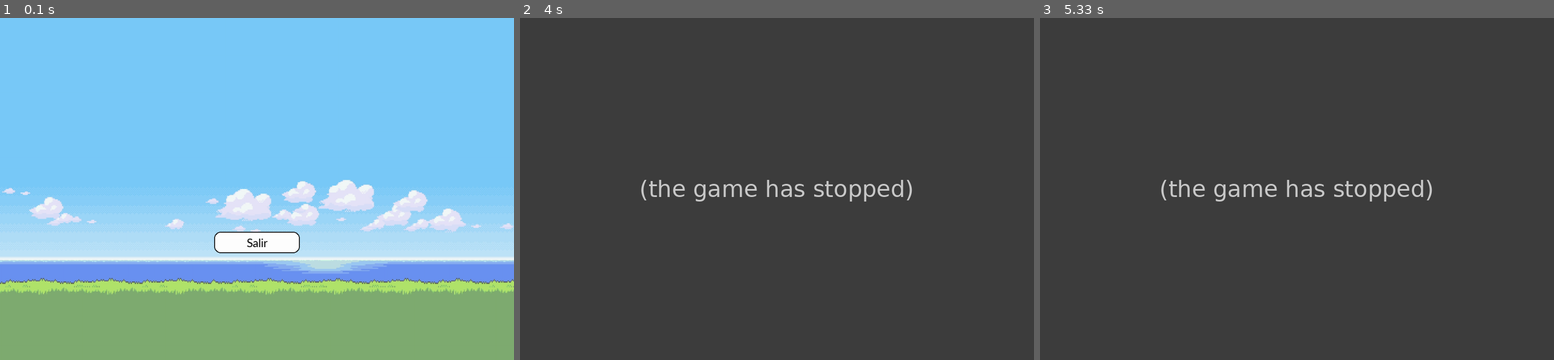
Above: before the commit, frames 1-3 (left to right).
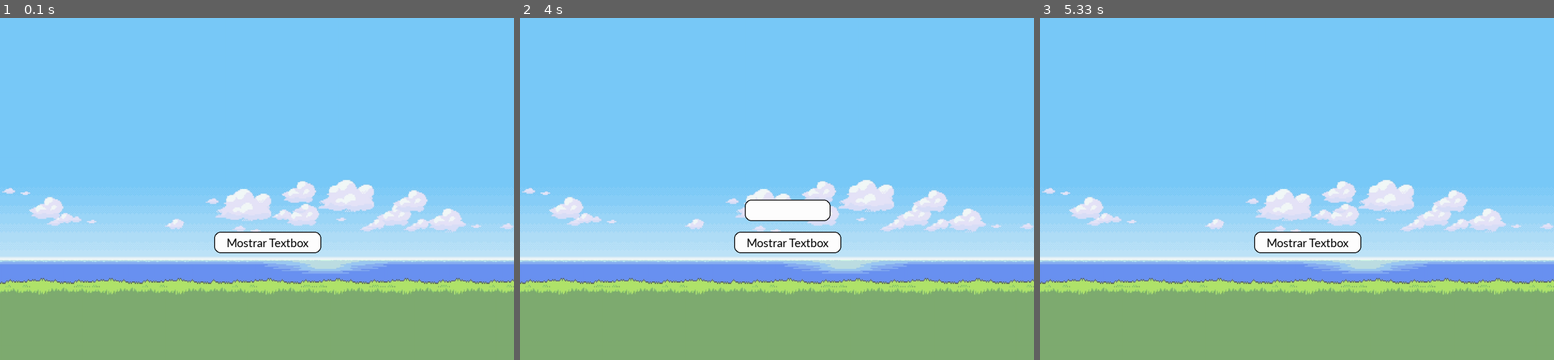
Above: after the commit, the same moments.

Repository: FedericoDeniard/PyGame-Who_is_that_pokemon
Game: pygame game, started from main.py
Two runs of this game, one before a commit and one after it. Both use one fixed random seed, a clock stepped at 60 frames per second and the inputs below.
Inputs (mouse positions are in pixels of both pictures, inside the frame that each line leads up to):
- Up to frame 1 (0.1 s): no input
- Up to frame 2 (4 s): hold Backspace 0.33-0.8 s; type "a" at 1.98 s; type "nn" at 2.08 s; tap Enter at 2.32 s; click (787, 243) at 3.68 s, where only the run after the commit has a clickable "Mostrar Textbox"
- Up to frame 3 (5.33 s): click "Mostrar Textbox" at 4.02 s

The runs differ from the first frame. In frame 1, 0.5% of the frame differs, in the area x 44-63%, y 62-69%; in frame 2, 100%; in frame 3, 100%, in the area x 0-100%, y 0-100%.
Before the commit the program exited at 3.7 s; later frames show no game.

Commit message:
Se movio los dibujados al bucle principal, y se añadió la función para cambiar el texto de un textbox

Diff:
--- a/components/button.py
+++ b/components/button.py
@@ -12,6 +12,7 @@
         self.border_colour = border_colour
         self.border_width = border_width
         self.text_colour = text_colour
+        self.hitbox = pygame.Rect(position)
 
     def draw_button(self):
         if self.border_colour and self.border_width > 0:
@@ -34,4 +35,4 @@
             self.screen.blit(text_surface, text_rect)
 
     def get_hitbox(self):
-        return self.hitbox
+         return self.hitbox
--- a/components/textbox.py
+++ b/components/textbox.py
@@ -1,33 +1,33 @@
 import pygame
-from button import Button
+from components.button import Button
 
 class Textbox(Button):
 
-    def __init__(self, screen, colour, position: tuple, border_radius=0, text="", font='Calibri', font_size=40, border_colour = None, border_width = 0, text_colour = (0,0,0)):
-
-        super().__init__(self, screen, colour, position, border_radius, text, font, font_size, border_colour, border_width, text_colour)
+    def __init__(self, screen, position: tuple, background_colour = (255,255,255), border_radius=0, text="", font='Calibri', font_size=40, border_colour = None, border_width = 0, text_colour = (0,0,0)):
+        super().__init__(screen, position, background_colour, border_radius, text, font, font_size, border_colour, border_width, text_colour)
 
     def update_text(self, text):
         self.text = text
 
-'''
-    def handle_event(self, event):
-        if event.type == pygame.MOUSEBUTTONDOWN:
-            # Si el usuario hace clic en la caja de texto
-            if self.rect.collidepoint(event.pos):
-                self.active = not self.active
-            else:
-                self.active = False
-            self.color = BLACK if self.active else GRAY
+    def get_text(self):
+        return self.text
 
-        if event.type == pygame.KEYDOWN:
-            if self.active:
-                if event.key == pygame.K_RETURN:
-                    print(self.text)
-                    self.text = ''
-                elif event.key == pygame.K_BACKSPACE:
-                    self.text = self.text[:-1]
-                else:
-                    self.text += event.unicode
-                self.txt_surface = font.render(self.text, True, BLACK)
-'''
+    # def handle_event(self, event):
+    #     if event.type == pygame.MOUSEBUTTONDOWN:
+    #         # Si el usuario hace clic en la caja de texto
+    #         if self.rect.collidepoint(event.pos):
+    #             self.active = not self.active
+    #         else:
+    #             self.active = False
+    #         self.color = BLACK if self.active else GRAY
+
+    #     if event.type == pygame.KEYDOWN:
+    #         if self.active:
+    #             if event.key == pygame.K_RETURN:
+    #                 print(self.text)
+    #                 self.text = ''
+    #             elif event.key == pygame.K_BACKSPACE:
+    #                 self.text = self.text[:-1]
+    #             else:
+    #                 self.text += event.unicode
+    #             self.txt_surface = font.render(self.text, True, BLACK)
--- a/main.py
+++ b/main.py
@@ -4,6 +4,8 @@
 
 from assets.colours.main import colours
 from components.button import Button
+from components.textbox import Textbox
+
 
 config = 'config.json'
 config_data = {}
@@ -15,15 +17,7 @@
 with open(config, 'r') as file:
     config_data = json.load(file)
 
-
 pokedex = Pokedex(config_data['pokemons'])
-
-# print(pokedex.check_name("pikachu"))
-# print(pokedex.check_name("Bulbasaur"))
-# print(pokedex.check_name("Bisasam"))
-# print(pokedex.check_name("Ivysaur"))
-
-easy_level = pokedex.get_difficulty('easy')
 
 pygame.init()
 
@@ -31,21 +25,40 @@
 
 backround = pygame.image.load('assets/interface/backround.jpg')
 backround = pygame.transform.scale(backround, (WINDOW_WIDTH, WINDOW_HEIGHT))
-window.blit(backround, (0,0))
 
-button = Button(window, (500, 500, 200, 50), background_colour=colours['WHITE'],  text="Salir", font_size=30, border_colour=colours["BLACK"], border_width=2, border_radius=15)
-button.draw_button()
+button = Button(window, (500, 500, 250, 50), background_colour=colours['WHITE'],  text="Mostrar Textbox", font_size=30, border_colour=colours["BLACK"], border_width=2, border_radius=15)
+show_start = True
 button_hitbox = button.get_hitbox()
+
+
+text_box = Textbox(window, (525, 425, 200, 50), background_colour=colours['WHITE'],  text="Hola", font_size=30, border_colour=colours["BLACK"], border_width=2, border_radius=15)
+show_text = False
 
 run_flag = True
 while run_flag == True:
-
     for event in pygame.event.get():
         if event.type == pygame.QUIT:
             run_flag = False
         if event.type == pygame.MOUSEBUTTONDOWN:
             if button_hitbox.collidepoint(event.pos):
-                run_flag = False
+                show_text = not show_text
+        if event.type == pygame.KEYDOWN:
+            if event.key == pygame.K_RETURN:
+                text_box.update_text('')
+            elif event.key == pygame.K_BACKSPACE:
+                text = text_box.get_text()
+                text_box.update_text(text[:-1])
+            else:
+                text = text_box.get_text() + event.unicode
+                text_box.update_text(text)
+
+    window.blit(backround, (0,0))
+
+    if show_start:
+        button.draw_button()
+    if show_text:
+        text_box.draw_button()
+
 
 
     pygame.display.update()
